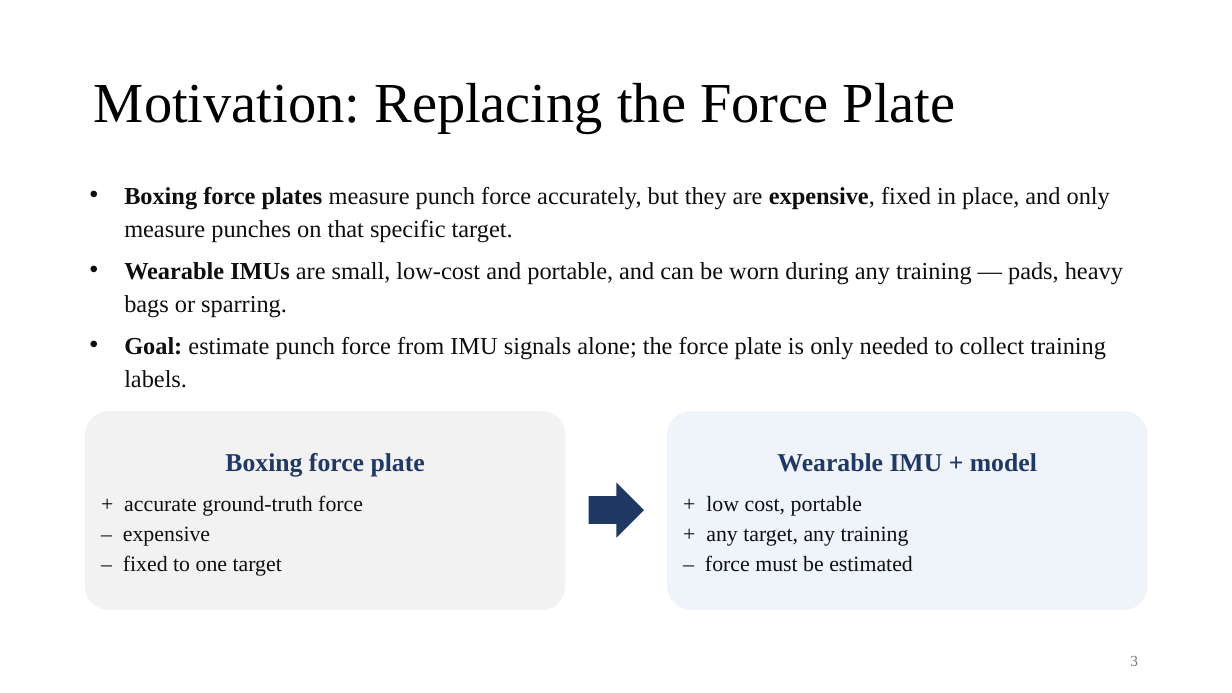
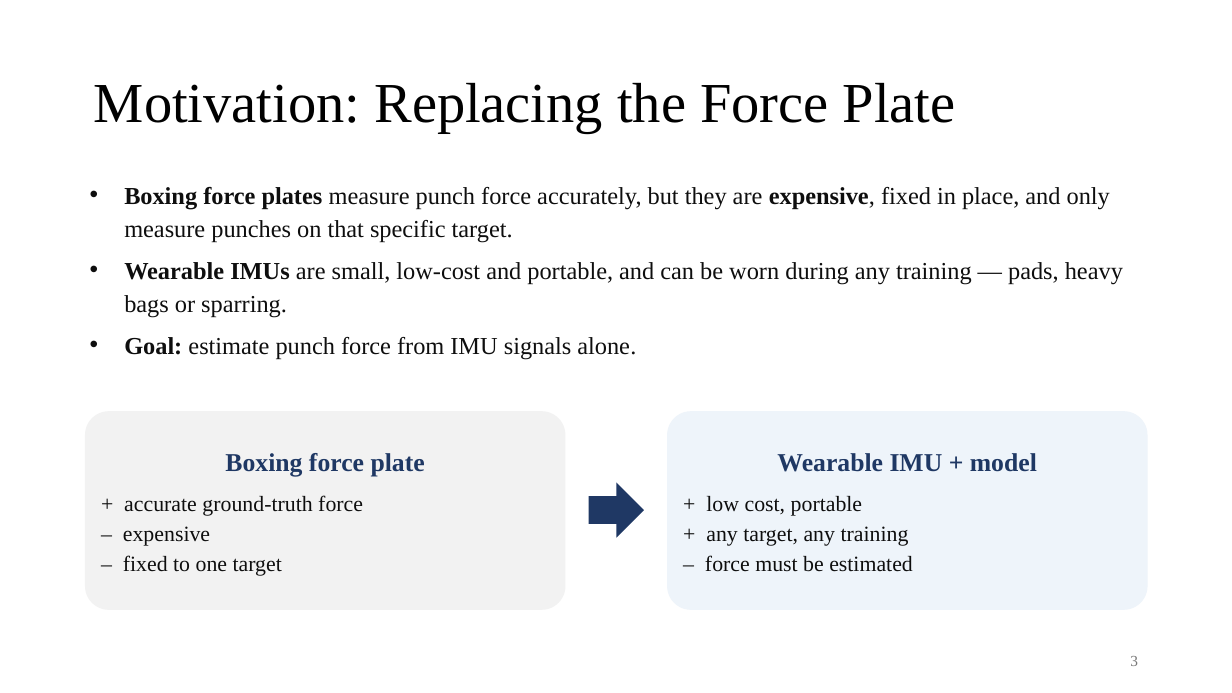
Before and after one commit to conan0220/Boxing_Force_Research, a slide deck: slide 3 of pptx/黃守翊_1119.pptx. Drawn at 1232x693 pixels with LibreOffice and Linux fonts; fonts in the diff are those of the drawing. Boxes give left, top, right and bottom in pixels: in the first picture for what was removed or moved away, otherwise in the second. Text is boxed around its words. In the diff, an @@ line names an element or a change of style, - is before the commit and + after.

```diff
--- a/pptx/黃守翊_1119.pptx
+++ b/pptx/黃守翊_1119.pptx
@@ text at (124,337,636,359): text changed @@
-• Goal: estimate punch force from IMU signals alone; the force plate is only needed to collect training labels.
+• Goal: estimate punch force from IMU signals alone.
```
Also in this commit, not shown: 2 other slides changed.
